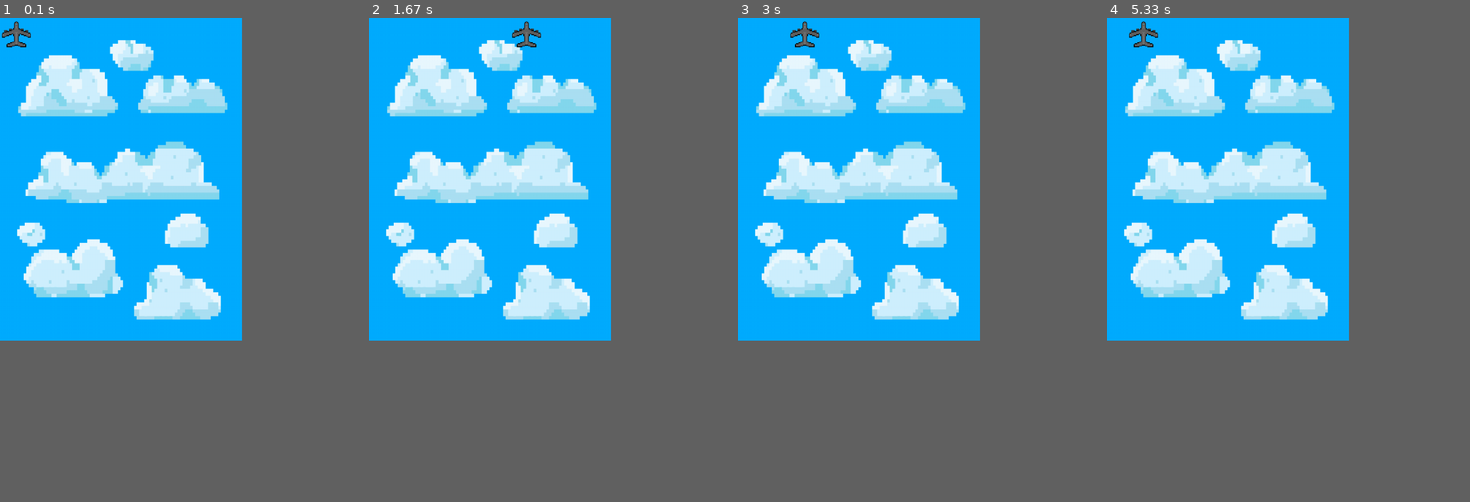
Above: before the commit, frames 1-4 (left to right).
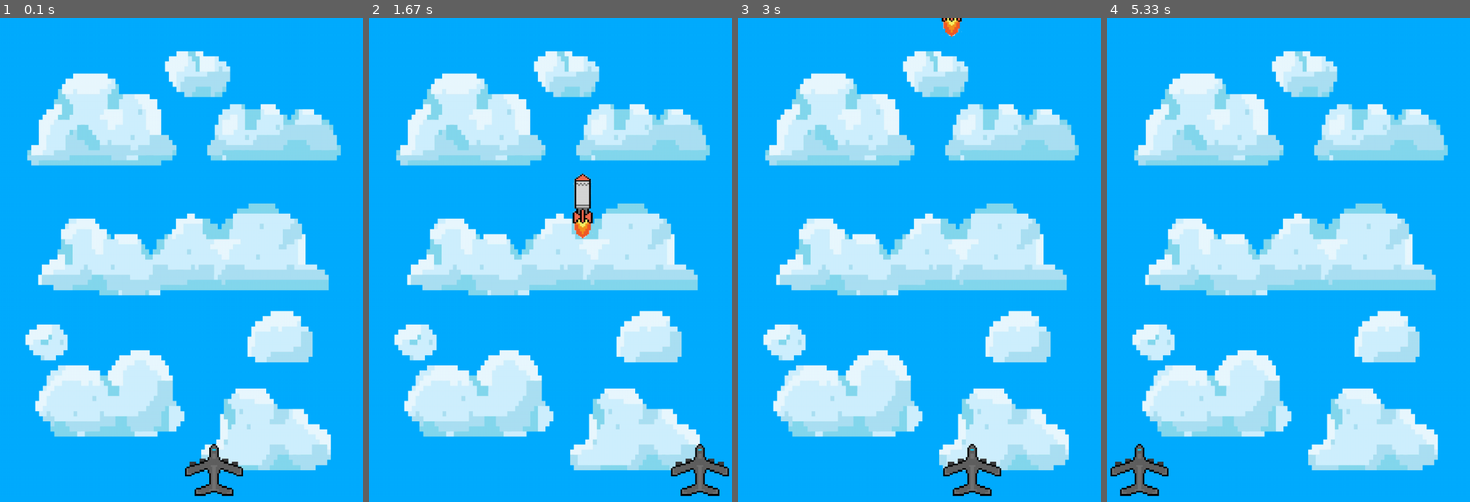
Above: after the commit, the same moments.

Repository: 2023semtle/SEGGS
Game: pygame game, started from real_game/frame.py
The game is run twice, just before and just after one commit, with the same random seed, the same clock (stepped at 60 frames per second) and the same inputs.
Inputs:
- Up to frame 1 (0.1 s): no input
- Up to frame 2 (1.67 s): tap Space at 0.33, 0.73, 1.03, 1.23, 1.53 s; hold Right 0.67-1.13 s; hold Right 1.17-1.63 s
- Up to frame 3 (3 s): hold Left 1.67-2.2 s; tap Space at 1.73, 2.03, 2.3, 2.6, 2.73 s; hold Left 2.23-2.63 s; hold Right from 2.67 s (still down)
- Up to frame 4 (5.33 s): tap Space at 3.03, 3.4, 3.7, 3.9, 4.2, 4.9, 5.2 s; release Right at 3.3 s; hold Left 3.33-3.8 s; hold Right 3.83-4.3 s; hold Left from 4.83 s (still down)
The window is 450x600 before the commit and 675x900 after it. Grey fills any space a smaller window leaves; there, only what the larger window draws over its background counts as a difference.

The runs differ from the first frame. In frame 1, 41% of the frame differs, in the area x 0-94%, y 0-99%; in frame 2, 41%, in the area x 4-100%, y 0-99%; in frame 3, 41%; in frame 4, 41%.

Commit message:
Add files via upload

Diff:
--- a/real_game/frame.py
+++ b/real_game/frame.py
@@ -4,8 +4,8 @@
 
 ###########################################################
 #화면크기 설정
-screen_width = 480
-screen_height = 640
+screen_width = 720
+screen_height = 960
 screen = pygame.display.set_mode((screen_width, screen_height))
 
 #화면 타이틀
@@ -17,32 +17,35 @@
 
 #사용자 게임 초기화
 player = pygame.image.load("images/player.png")
-player = pygame.transform.scale(player, (64,64))
-player_X = 0
-player_Y = 0
+player = pygame.transform.scale(player, (128,128))
+player_X = screen_width/2
+player_Y = screen_height - 128
+fire = False
+ball_Y = 0
+ballXY = []
 
 bg = pygame.image.load("images/bg.jpg")
-bg = pygame.transform.scale(bg, (480,640))
+bg = pygame.transform.scale(bg, (720,960))
 
-'''ball = pygame.image.load("images/ball.png")
-ball = pygame.transform.scale(ball, (16,16))'''
+ball = pygame.image.load("images/ball.png")
+ball = pygame.transform.scale(ball, (128,64))
+ball = pygame.transform.rotate(ball, -90)
+
+'''enemy = pygame.image.load('images/enemy')
+enemy = pygame.transform.scale(enemy, (64,64))'''
 
 running = True
 while running:
-    dt = clock.tick(30)
+    dt = clock.tick(60)
     #이동구현
     key = pygame.key.get_pressed()
 
     if key[pygame.K_LEFT]:
-        player_X -= 10
+        player_X -= 20
     elif key[pygame.K_RIGHT]:
-        player_X += 10
-    if key[pygame.K_UP]:
-        player_Y -= 10
-    elif key[pygame.K_DOWN]:
-        player_Y += 10
+        player_X += 20
     if key[pygame.K_SPACE]:
-        pass
+        fire = True
 
     #이벤트 처리
     for event in pygame.event.get():
@@ -51,21 +54,30 @@
 
     #게임캐릭터 위치정의
 
+
+
     #충돌처리
+
     #세로
-    if player_Y > 640 - 64:
-        player_Y = 640 - 64
+    if player_Y > screen_height - 128:
+        player_Y = screen_height - 128
     elif player_Y < 0:
         player_Y = 0
     #가로
-    if player_X > 480 - 64:
-        player_X = 480 - 64
+    if player_X > screen_width - 128:
+        player_X = screen_width - 128
     elif player_X < 0:
         player_X = 0
 
     #배경그리기
     screen.blit(bg, (0,0))
     screen.blit(player, (player_X,player_Y))
+    #미사일 발사
+    if fire == True:
+        ballXY.append([player_X + 32,player_Y - 128])
+        screen.blit(ball, (ballXY[0][0], ballXY[0][1] - ball_Y))
+        ball_Y += 5
+
     pygame.display.update()
 
 pygame.quit()
Binary file added: real_game/images/ball.png
